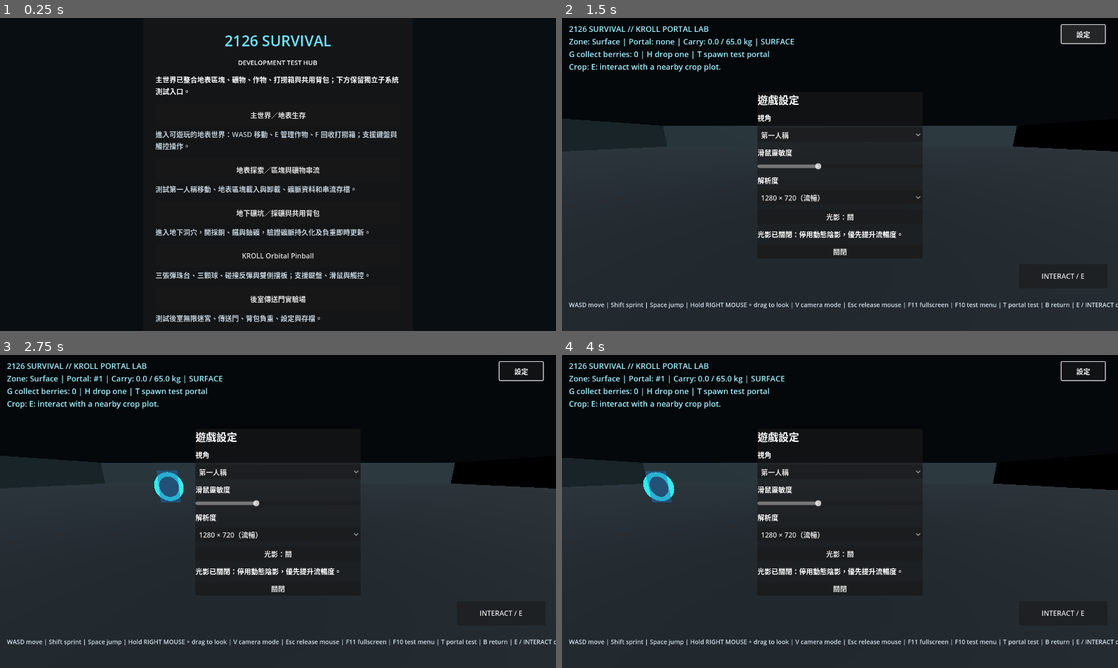
Above: before the commit, frames 1-4 (two rows, left to right).
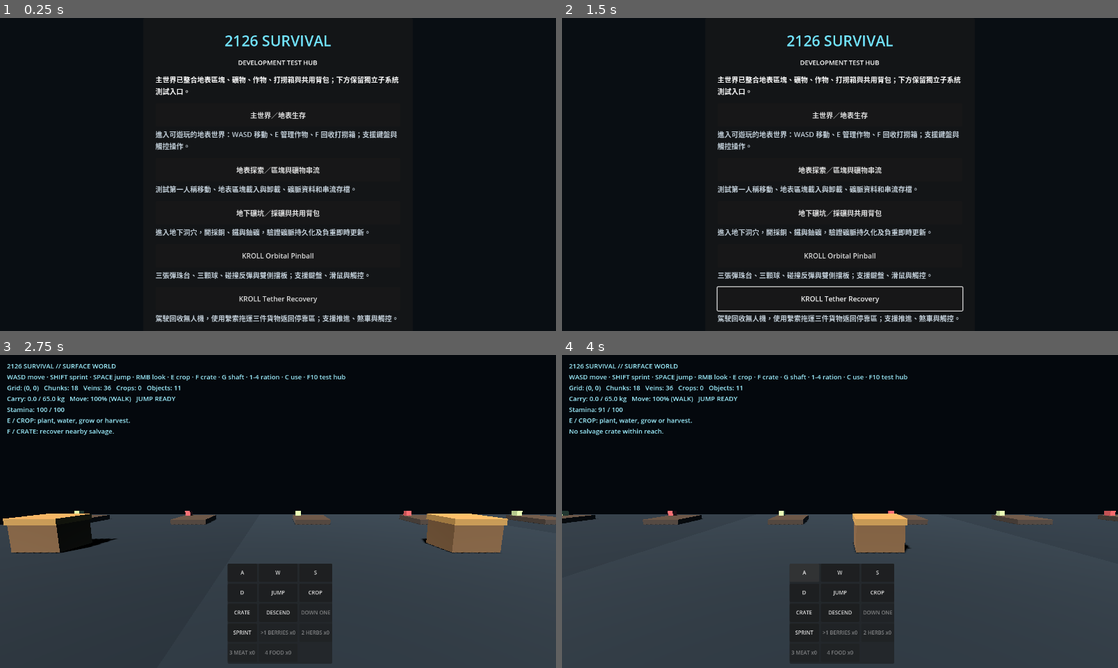
Above: after the commit, the same moments.

Repository: qaqp980520-prog/2126-Survival
Game: Godot game, scene res://prototypes/SurvivalTestHub.tscn
Two runs of this game, one before a commit and one after it. Both use one fixed random seed, a clock stepped at 60 frames per second and the inputs below. This scene is started directly instead of the project's main scene.
Inputs (mouse positions are in pixels of both pictures, inside the frame that each line leads up to):
- Up to frame 1 (0.25 s): no input
- Up to frame 2 (1.5 s): click (840, 299) at 0.5 s, where only the run after the commit has a clickable "KROLL Tether Recovery"; click (1084, 33) at 1.25 s, where only the run before the commit has a clickable "設定"
- Up to frame 3 (2.75 s): click (278, 452) at 2 s, where only the run after the commit has a clickable "主世界／地表生存"
- Up to frame 4 (4 s): tap Enter at 2.75 s; move the mouse to (962, 495) at 2.77 s; hold D 2.78-3.5 s; tap F at 2.85 s; click (962, 495) at 2.92 s; tap Space at 3.02 s; drag from (728, 527) to (812, 574) at 3.52 s

The runs differ from the first frame. In frame 1, 0.8% of the frame differs, in the area x 28-72%, y 88-98%; in frame 2, 44%, in the area x 0-100%, y 2-100%; in frame 3, 37%; in frame 4, 41%.

Commit message:
Run 61: expose KROLL Tether Recovery in Survival Test Hub

Diff:
--- a/prototypes/SurvivalTestHub.gd
+++ b/prototypes/SurvivalTestHub.gd
@@ -5,6 +5,7 @@
 const BACKROOMS_SCENE := "res://prototypes/BackroomsPortalPlayground.tscn"
 const UNDERGROUND_SCENE := "res://prototypes/UndergroundMiningPlayground.tscn"
 const PINBALL_SCENE := "res://daily_games/KROLL_Orbital_Pinball/main.tscn"
+const TETHER_SCENE := "res://daily_games/KROLL_Tether_Recovery/main.tscn"
 
 var status_label: Label
 
@@ -80,6 +81,12 @@
 	)
 	_add_scene_button(
 		column,
+		"KROLL Tether Recovery",
+		"駕駛回收無人機，使用繫索拖運三件貨物返回停靠區；支援推進、煞車與觸控。",
+		TETHER_SCENE
+	)
+	_add_scene_button(
+		column,
 		"後室傳送門實驗場",
 		"測試後室無限迷宮、傳送門、背包負重、設定與存檔。",
 		BACKROOMS_SCENE
